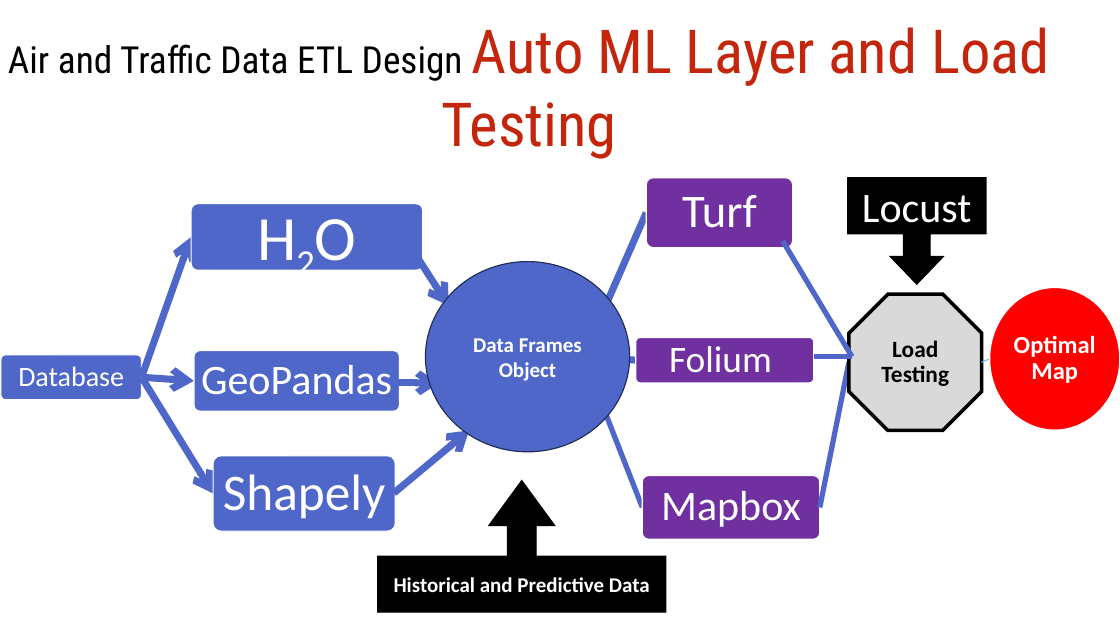
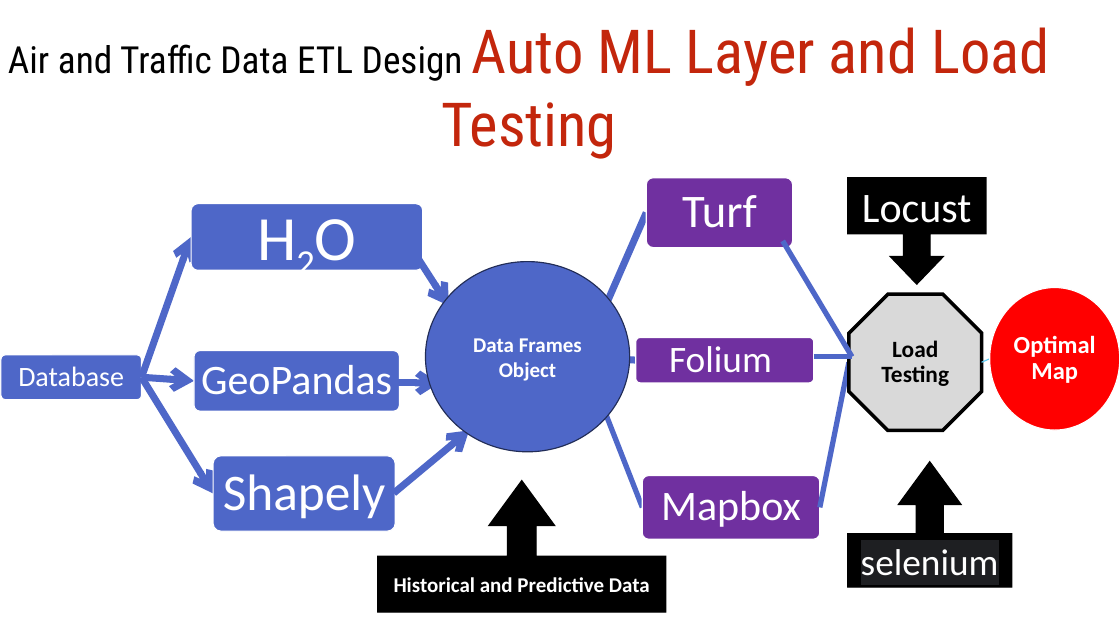
Before and after one commit to shalabyamr/Web_Maps_with_Auto_ML_Forecasts, a slide deck: slide 5 of Report/Pipeline_Process.pptx. Drawn at 1120x630 pixels with LibreOffice and Linux fonts; fonts in the diff are those of the drawing. Boxes give left, top, right and bottom in pixels: in the first picture for what was removed or moved away, otherwise in the second. Text is boxed around its words. In the diff, an @@ line names an element or a change of style, - is before the commit and + after.

```diff
--- a/Report/Pipeline_Process.pptx
+++ b/Report/Pipeline_Process.pptx
@@ up arrow callout added at [848, 462, 1012, 587], fill #000000, outline #000000 1 pt, 32 pt, text #FFFFFF @@
+selenium
```
Also in this commit, not shown: 3 other slides changed, 2 slides added, 3 other files.
